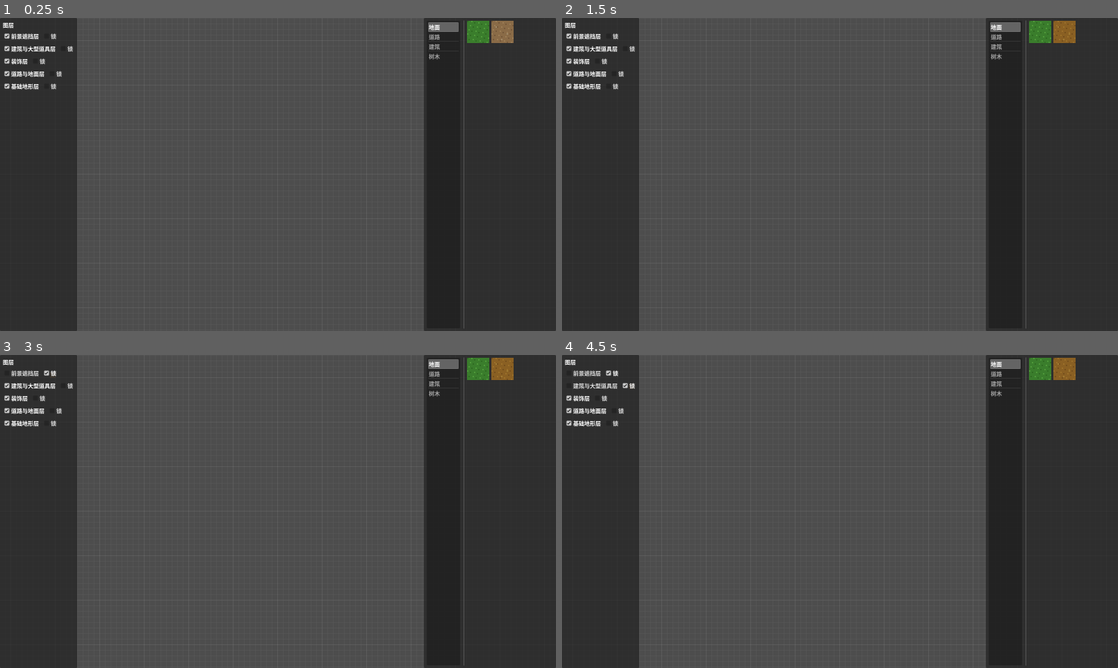
Above: before the commit, frames 1-4 (two rows, left to right).
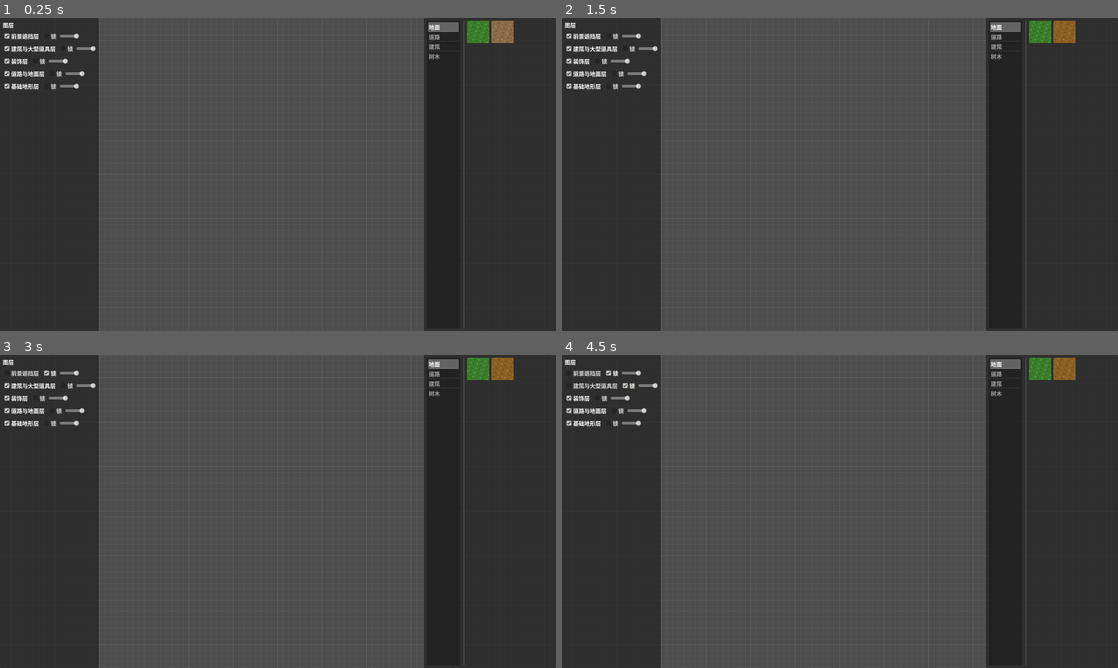
Above: after the commit, the same moments.

Repository: Xeehho/tilemason
Game: Godot game, scene res://scenes/main.tscn
Same seed, same stepped clock (60 frames per second), same inputs: the game is played once before the commit and once after it.
Inputs (mouse positions are in pixels of both pictures, inside the frame that each line leads up to):
- Up to frame 1 (0.25 s): no input
- Up to frame 2 (1.5 s): click (1040, 30) at 0.52 s; click (1062, 30) at 1.27 s
- Up to frame 3 (3 s): click "前景遮挡层" at 2 s; click "锁" at 2.75 s
- Up to frame 4 (4.5 s): click "建筑与大型道具层" at 3.5 s; click "锁" at 4.25 s

The runs differ from the first frame. In frame 1, 4.0% of the frame differs, in the area x 8-18%, y 0-100%; in frame 2, 4.0%; in frame 3, 4.0%; in frame 4, 4.0%.

Commit message:
feat: 图层透明度——面板滑杆与视图联动（P1·§4）
- LayerPanel 每行新增透明度滑杆（0.1~1.0 步进 0.1），拖动即写文档
  layer_changed 信号；外部改动经 set_value_no_signal 回同步
- MapView 响应 opacity：该层全部 tile/物件 Sprite modulate.a 调整；
  半透明期间新建的 Sprite 按层状态初始化（_apply_layer_state 统一
  应用 visible+opacity）；面板与探针同步更新
- 注：选中高亮（黄色 tint）与透明度共用 modulate，同用时以最后
  操作为准——独显/选区高亮方案随 P1 后续选择工具打磨
- 视图探针扩至 41 项：透明度 0.5 生效 + 半透明期间新增同步初始化
- 验证：check-only 全 0、视图探针 41/41、冒烟通过

Co-authored-by: GLM <noreply@z.ai>

Diff:
--- a/probes/map_view_probe.gd
+++ b/probes/map_view_probe.gd
@@ -147,6 +147,13 @@
 	_check(s2 != null and not s2.visible, "隐藏期间新增的 Sprite 也隐藏")
 	doc.set_layer_property("ground", "visible", true)
 	_check(s != null and s.visible and s2 != null and s2.visible, "恢复显示后全部可见")
+	# 透明度（design.md §4）
+	doc.set_layer_property("ground", "opacity", 0.5)
+	_check(s != null and is_equal_approx(s.modulate.a, 0.5), "图层透明度 0.5 生效")
+	doc.set_tile("ground", cell + Vector2i(2, 0), "probe_mv/tiles/tile.png") # 半透明期间新增
+	var s3 := view.get_tile_sprite("ground", cell + Vector2i(2, 0))
+	_check(s3 != null and is_equal_approx(s3.modulate.a, 0.5), "半透明期间新增 Sprite 同步初始化")
+	doc.set_layer_property("ground", "opacity", 1.0)
 	# 物件层同样生效
 	var obj_id := doc.add_object({"asset_id": "probe_mv/props/prop.png", "layer": "deco", "cell": Vector2i(20, 5)})
 	var os := view.get_object_sprite(obj_id)
--- a/src/canvas/map_view.gd
+++ b/src/canvas/map_view.gd
@@ -132,22 +132,32 @@
 func _tile_key(layer_id: String, coords: Vector2i) -> String:
 	return "%s|%d,%d" % [layer_id, coords.x, coords.y]
 
-## 图层属性变化：visible 隐藏/显示该层全部 Sprite（design.md §4 显示/隐藏）
+## 图层属性变化：visible 隐藏/显示、opacity 调整透明度（design.md §4）
 func _on_layer_changed(layer_id: String, key: String) -> void:
-	if key != "visible":
-		return
-	var visible := bool(document.get_layer(layer_id).get("visible", true))
-	for key2 in _tile_sprites.keys():
-		if str(key2).begins_with(layer_id + "|"):
-			(_tile_sprites[key2] as Sprite2D).visible = visible
-	for obj in document.get_objects_on_layer(layer_id):
-		var sprite := _object_sprites.get(int((obj as Dictionary)["id"])) as Sprite2D
-		if sprite != null:
-			sprite.visible = visible
-
-## 新建 Sprite 时应用所属图层当前可见性
-func _apply_layer_visible(sprite: Sprite2D, layer_id: String) -> void:
-	sprite.visible = bool(document.get_layer(layer_id).get("visible", true))
+	if key == "visible":
+		var visible := bool(document.get_layer(layer_id).get("visible", true))
+		for key2 in _tile_sprites.keys():
+			if str(key2).begins_with(layer_id + "|"):
+				(_tile_sprites[key2] as Sprite2D).visible = visible
+		for obj in document.get_objects_on_layer(layer_id):
+			var sprite := _object_sprites.get(int((obj as Dictionary)["id"])) as Sprite2D
+			if sprite != null:
+				sprite.visible = visible
+	elif key == "opacity":
+		var alpha := float(document.get_layer(layer_id).get("opacity", 1.0))
+		for key2 in _tile_sprites.keys():
+			if str(key2).begins_with(layer_id + "|"):
+				(_tile_sprites[key2] as Sprite2D).modulate.a = alpha
+		for obj in document.get_objects_on_layer(layer_id):
+			var sprite := _object_sprites.get(int((obj as Dictionary)["id"])) as Sprite2D
+			if sprite != null:
+				sprite.modulate.a = alpha
+
+## 新建 Sprite 时应用所属图层当前可见性与透明度
+func _apply_layer_state(sprite: Sprite2D, layer_id: String) -> void:
+	var layer := document.get_layer(layer_id)
+	sprite.visible = bool(layer.get("visible", true))
+	sprite.modulate.a = float(layer.get("opacity", 1.0))
 
 func _on_tile_changed(layer_id: String, coords: Vector2i) -> void:
 	var entry := document.get_tile(layer_id, coords)
@@ -170,7 +180,7 @@
 		sprite.centered = false # 规则方块左上角锚（design.md §2.1）
 		add_child(sprite)
 		_tile_sprites[key] = sprite
-		_apply_layer_visible(sprite, layer_id)
+		_apply_layer_state(sprite, layer_id)
 	sprite.texture = tex
 	sprite.position = Vector2(coords) * grid_px
 	sprite.z_index = int(_layer_z.get(layer_id, 0))
@@ -190,7 +200,7 @@
 		sprite = Sprite2D.new()
 		_props_root.add_child(sprite)
 		_object_sprites[object_id] = sprite
-		_apply_layer_visible(sprite, str(obj["layer"]))
+		_apply_layer_state(sprite, str(obj["layer"]))
 	sprite.texture = tex
 	sprite.flip_h = bool(obj["mirror_h"])
 	sprite.flip_v = bool(obj["mirror_v"])
--- a/src/ui/layer_panel.gd
+++ b/src/ui/layer_panel.gd
@@ -61,7 +61,20 @@
 		_document.set_layer_property(layer_id, "locked", on))
 	row.add_child(locked_box)
 
-	_rows[layer_id] = {"visible": visible_box, "locked": locked_box}
+	# 透明度滑杆（design.md §4）
+	var opacity := HSlider.new()
+	opacity.min_value = 0.1
+	opacity.max_value = 1.0
+	opacity.step = 0.1
+	opacity.value = float(layer.get("opacity", 1.0))
+	opacity.custom_minimum_size = Vector2(56, 12)
+	opacity.size_flags_vertical = Control.SIZE_SHRINK_CENTER
+	opacity.tooltip_text = "图层透明度"
+	opacity.value_changed.connect(func(v: float) -> void:
+		_document.set_layer_property(layer_id, "opacity", v))
+	row.add_child(opacity)
+
+	_rows[layer_id] = {"visible": visible_box, "locked": locked_box, "opacity": opacity}
 	return row
 
 ## 文档层属性被其他入口改动时（如探针/未来菜单）同步勾选状态
@@ -71,4 +84,8 @@
 	var layer := _document.get_layer(layer_id)
 	if layer.is_empty():
 		return
-	(_rows[layer_id][key] as CheckBox).set_pressed_no_signal(bool(layer.get(key, key != "locked")))
+	var control := _rows[layer_id][key] as Control
+	if key == "opacity":
+		(control as HSlider).set_value_no_signal(float(layer.get(key, 1.0)))
+	else:
+		(control as CheckBox).set_pressed_no_signal(bool(layer.get(key, key != "locked")))
